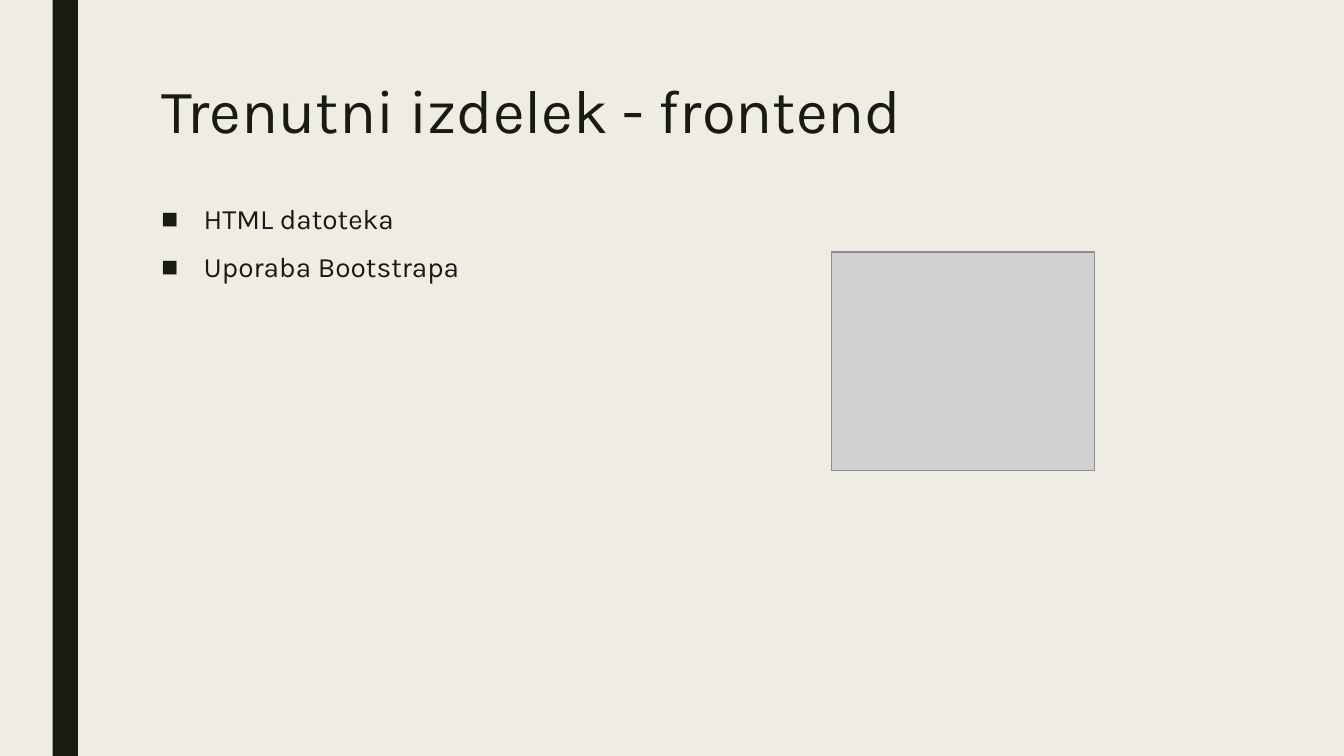
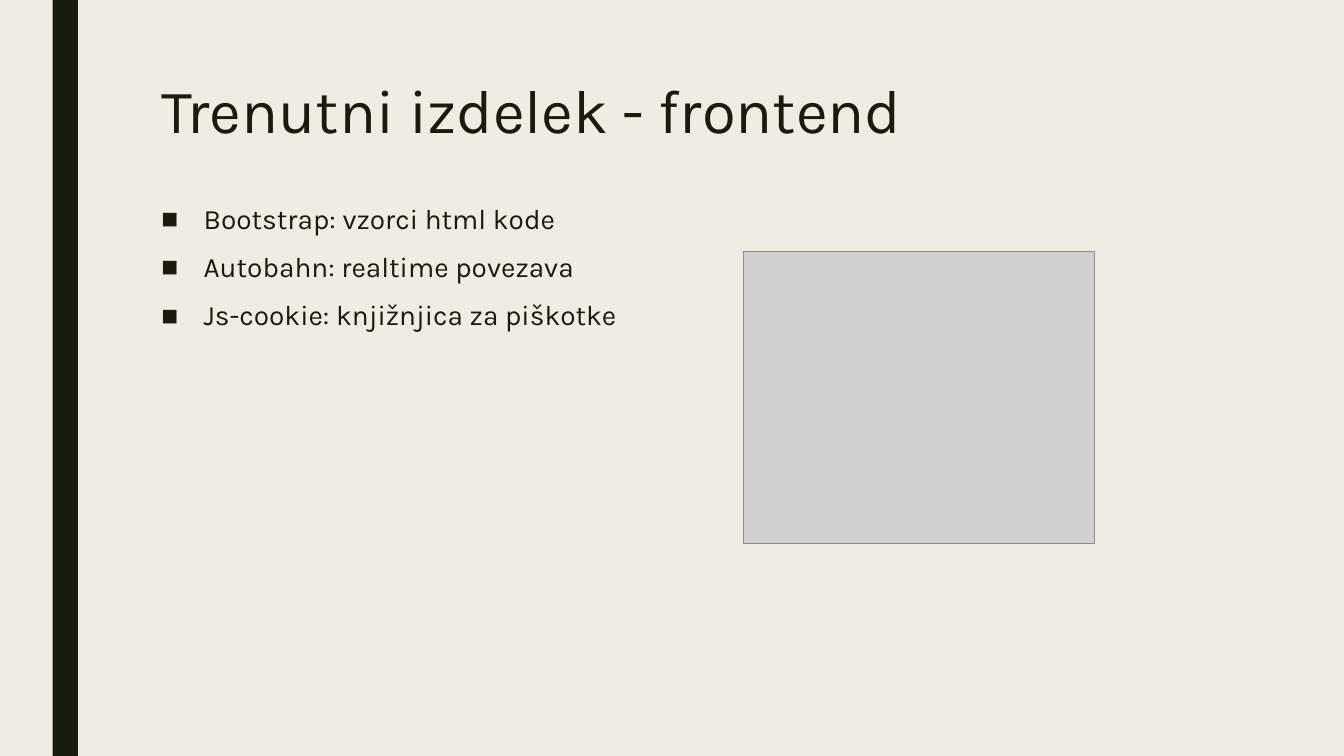
Before and after one commit to viliwonka/messenger, a slide deck: slide 6 of internetna klepetalnica.pptx. Drawn at 1344x756 pixels with LibreOffice and Linux fonts; fonts in the diff are those of the drawing; grey boxes stand for pictures. Boxes give left, top, right and bottom in pixels: in the first picture for what was removed or moved away, otherwise in the second. Text is boxed around its words. In the diff, an @@ line names an element or a change of style, - is before the commit and + after.

Commit message:
frontend slide posodobljen

```diff
--- a/internetna klepetalnica.pptx
+++ b/internetna klepetalnica.pptx
@@ text at (204,209,616,332): text changed @@
-■ HTML datoteka
-■ Uporaba Bootstrapa
+■ Bootstrap: vzorci html kode
+■ Autobahn: realtime povezava
+■ Js-cookie: knjižnjica za piškotke
@@ picture: place and size @@
-picture at (832,252,1094,471)
+picture at (744,252,1095,543)
```
